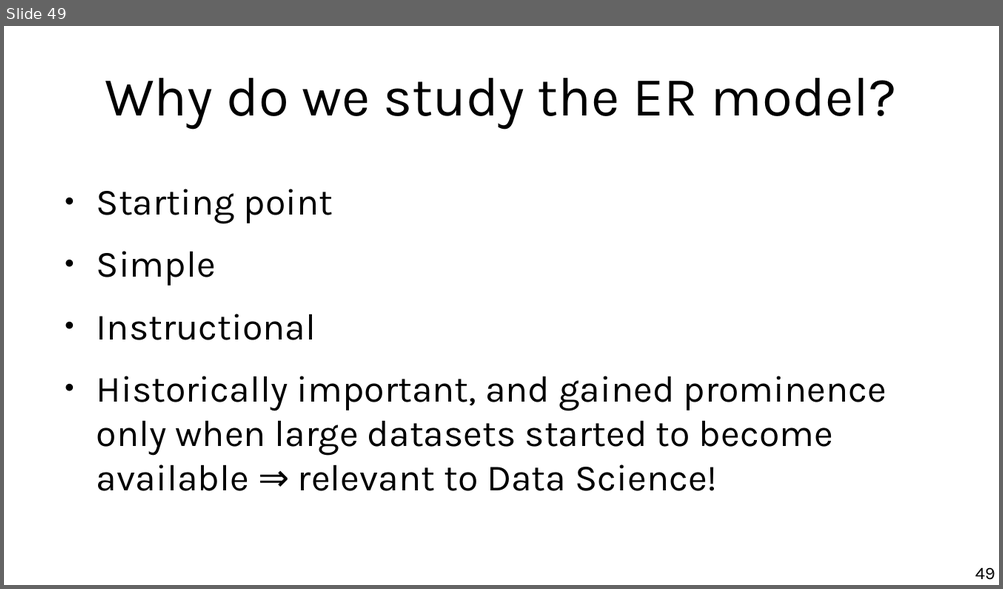
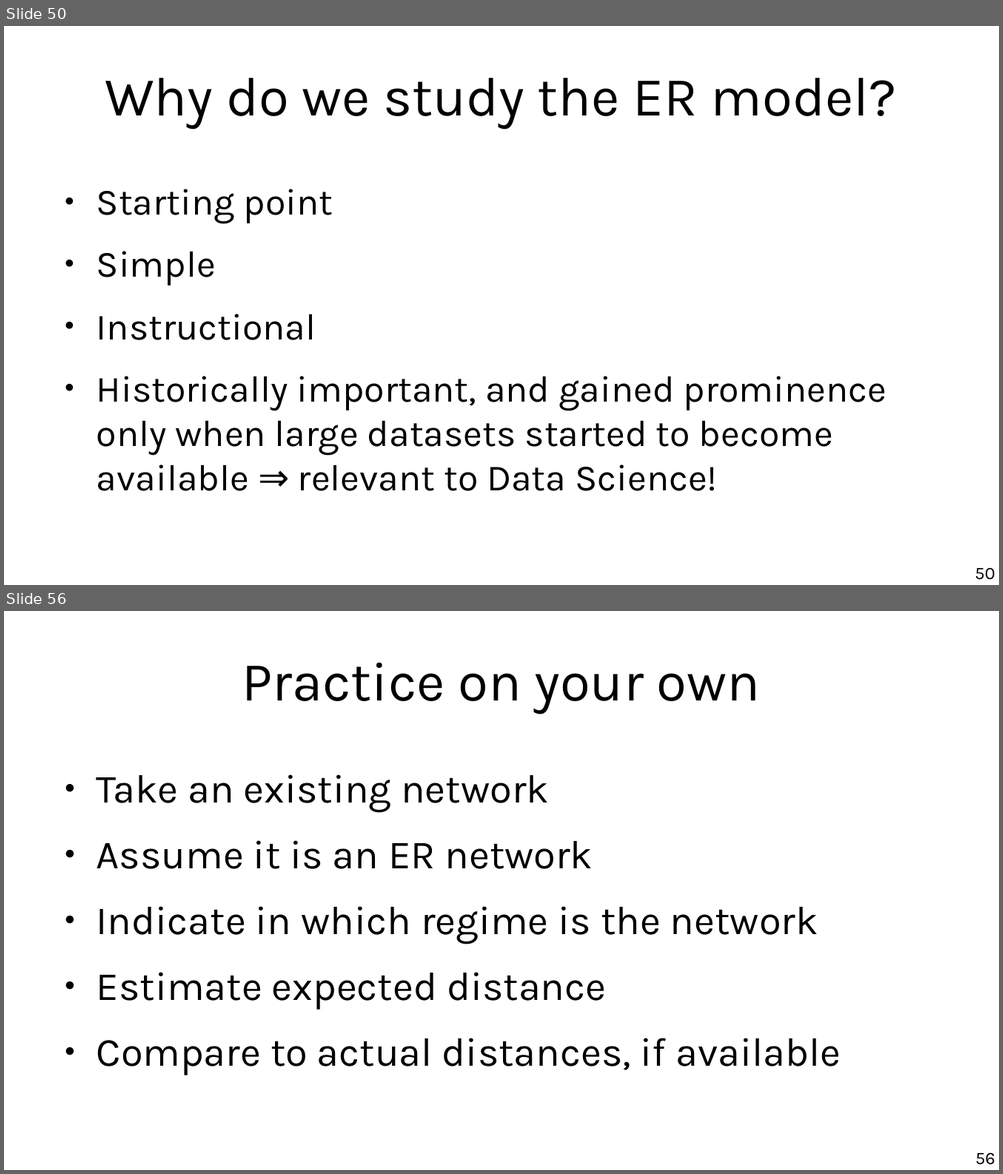
Before and after one commit to chatox/networks-science-course, a slide deck: theory/tt03_random_networks.odp. Shown one above the other, each under a label of ours: slide 49 before the commit, slides 50 and 56 after it; the slides between them are not shown. The pictures are 1003x589 and 1003x1174 pixels, drawn with LibreOffice and Linux fonts; fonts in the diff are those of the drawing. Boxes give left, top, right and bottom in pixels: in the first picture for what was removed or moved away, otherwise in the second. Text is boxed around its words. In the diff, an @@ line names an element or a change of style, - is before the commit and + after.

```diff
--- a/theory/tt03_random_networks.odp
+++ b/theory/tt03_random_networks.odp
@@ slide 56 added at [4, 611, 999, 1170], background #FFFFFF @@
@@ title added at [242, 662, 760, 714], 44 pt, text #000000 @@
+Practice on your own
@@ text added at [96, 775, 840, 1076], 32 pt, text #000000 @@
+● Take an existing network
+● Assume it is an ER network
+● Indicate in which regime is the network
+● Estimate expected distance
+● Compare to actual distances, if available
@@ page number added at [975, 1153, 995, 1165], 14 pt, text #000000 @@
+56
@@ what was slide 49 is now slide 50 @@
@@ page number at [974, 568, 994, 580]: text changed @@
-49
+50
```
Also in this commit, not shown: 8 slides changed, 1 other slide added, 1 other file.
